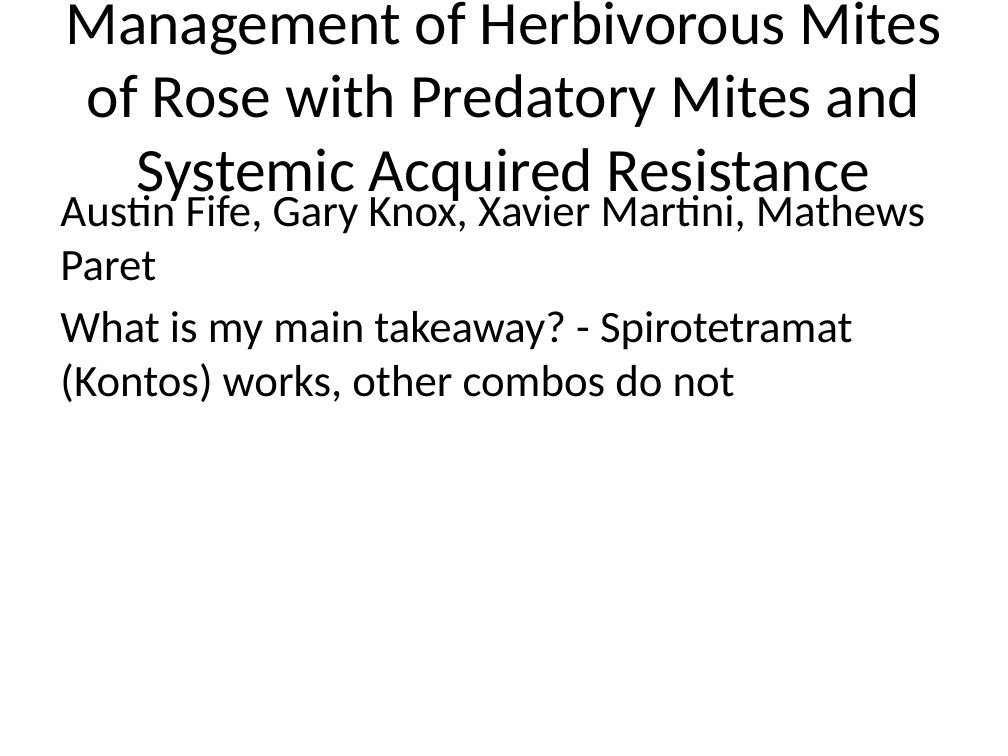
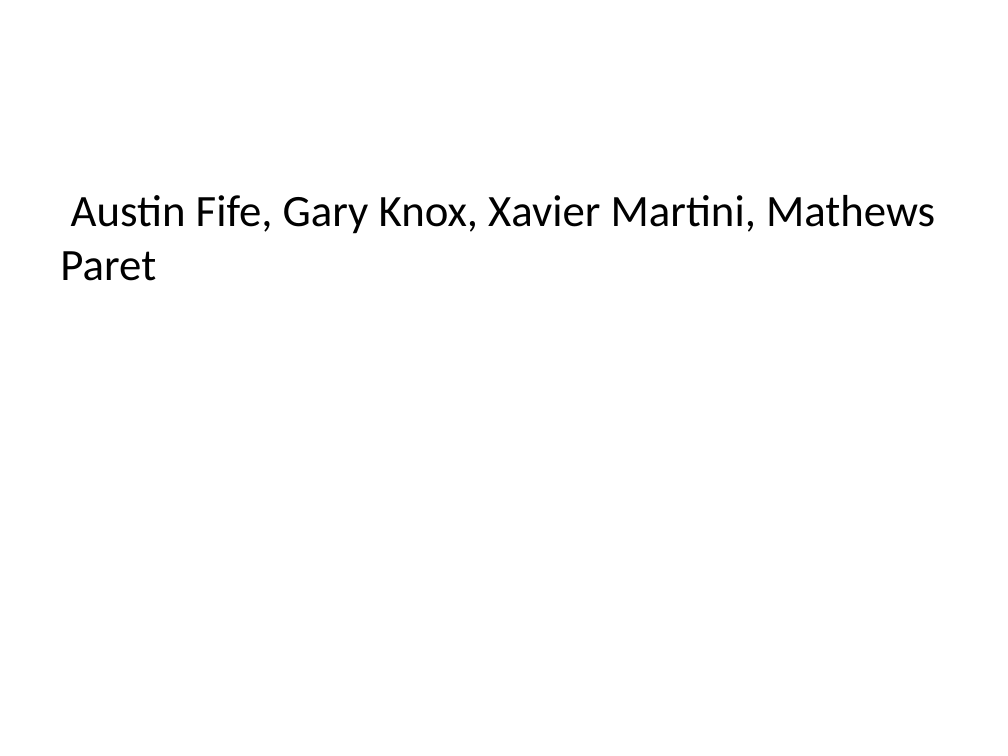
Before and after one commit to fiferworks/conference-presentations, a slide deck: slide 2 of asa-presentation-2021-denver.pptx (slide 1 before the commit). Drawn at 1008x756 pixels with LibreOffice and Linux fonts; fonts in the diff are those of the drawing. Boxes give left, top, right and bottom in pixels: in the first picture for what was removed or moved away, otherwise in the second. Text is boxed around its words. In the diff, an @@ line names an element or a change of style, - is before the commit and + after.

Commit message:
UPDATED

```diff
--- a/asa-presentation-2021-denver.pptx
+++ b/asa-presentation-2021-denver.pptx
@@ title removed at <box>65,1,941,206</box> @@
-Management of Herbivorous Mites of Rose with Predatory Mites and Systemic Acquired Resistance
@@ text at <box>60,311,853,402</box>: paragraph removed @@
-What is my main takeaway? - Spirotetramat (Kontos) works, other combos do not
```
Also in this commit, not shown: 1 other slide changed, 5 slides added, 3 slides removed.
